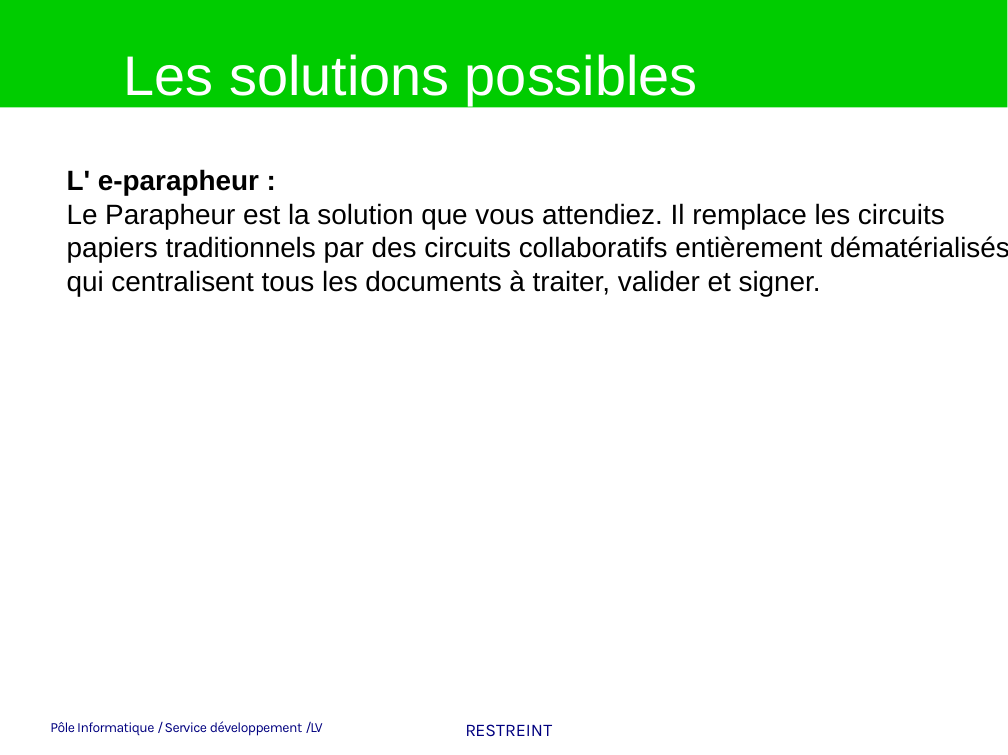
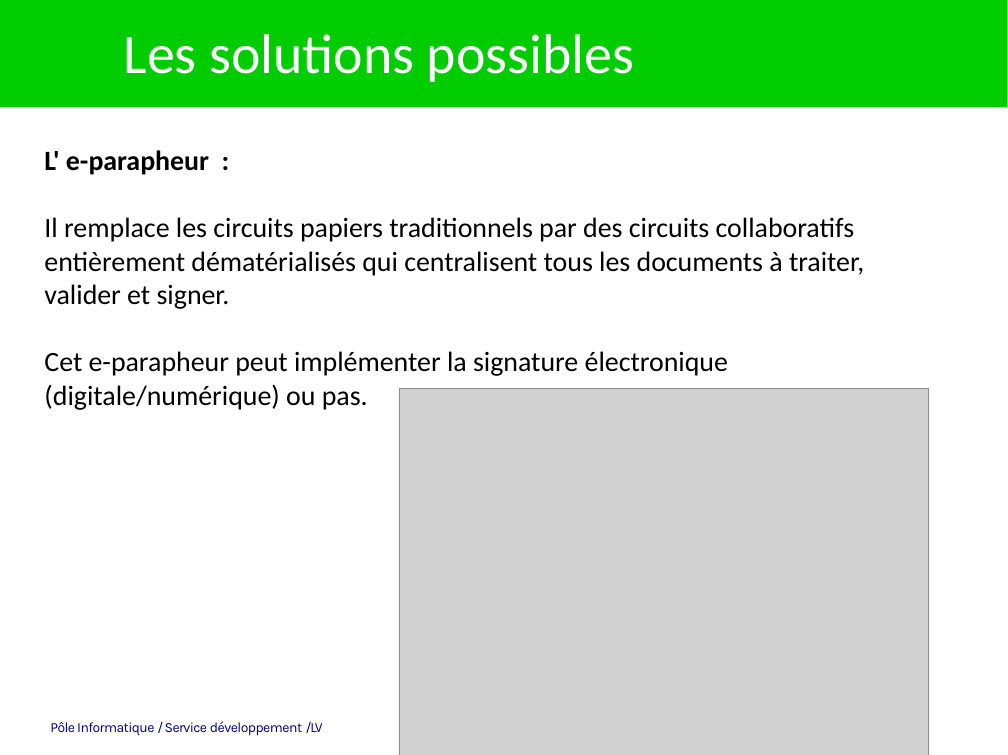
Before and after one commit to heylve/current, a slide deck: slide 9 of Presentations/la_signature_electronique_cest_quoi.odp (slide 10 before the commit). Drawn at 1008x755 pixels with LibreOffice and Linux fonts; fonts in the diff are those of the drawing; grey boxes stand for pictures; background and template pictures are left out. Boxes give left, top, right and bottom in pixels: in the first picture for what was removed or moved away, otherwise in the second. Text is boxed around its words. In the diff, an @@ line names an element or a change of style, - is before the commit and + after.

Commit message:
signature elect

```diff
--- a/Presentations/la_signature_electronique_cest_quoi.odp
+++ b/Presentations/la_signature_electronique_cest_quoi.odp
@@ title "Les solutions possibles": place and size @@
-title "Les solutions possibles" at (124,54,698,105)
+title "Les solutions possibles" at (124,34,634,82)
@@ title "Les solutions possibles" at (124,34,634,82): font Arial to Calibri @@
@@ text "L' e-parapheur :": place and size @@
-text "L' e-parapheur :" at (67,169,1008,296)
+text "L' e-parapheur :" at (44,150,864,410)
@@ text at (44,150,209,175): font Arial to Calibri in "L' e-parapheur :" @@
@@ text at (44,217,864,410): text changed; font Arial to Calibri @@
-Le Parapheur est la solution que vous attendiez. Il remplace les circuits
-papiers traditionnels par des circuits collaboratifs entièrement dématérialisés
-qui centralisent tous les documents à traiter, valider et signer.
+Il remplace les circuits papiers traditionnels par des circuits collaboratifs
+entièrement dématérialisés qui centralisent tous les documents à traiter,
+valider et signer.
+Cet e-parapheur peut implémenter la signature électronique
+(digitale/numérique) ou pas.
@@ picture added at (399,388,928,755) @@
```
Also in this commit, not shown: 10 other slides changed, 1 slide added, 2 slides removed, 5 other files.
